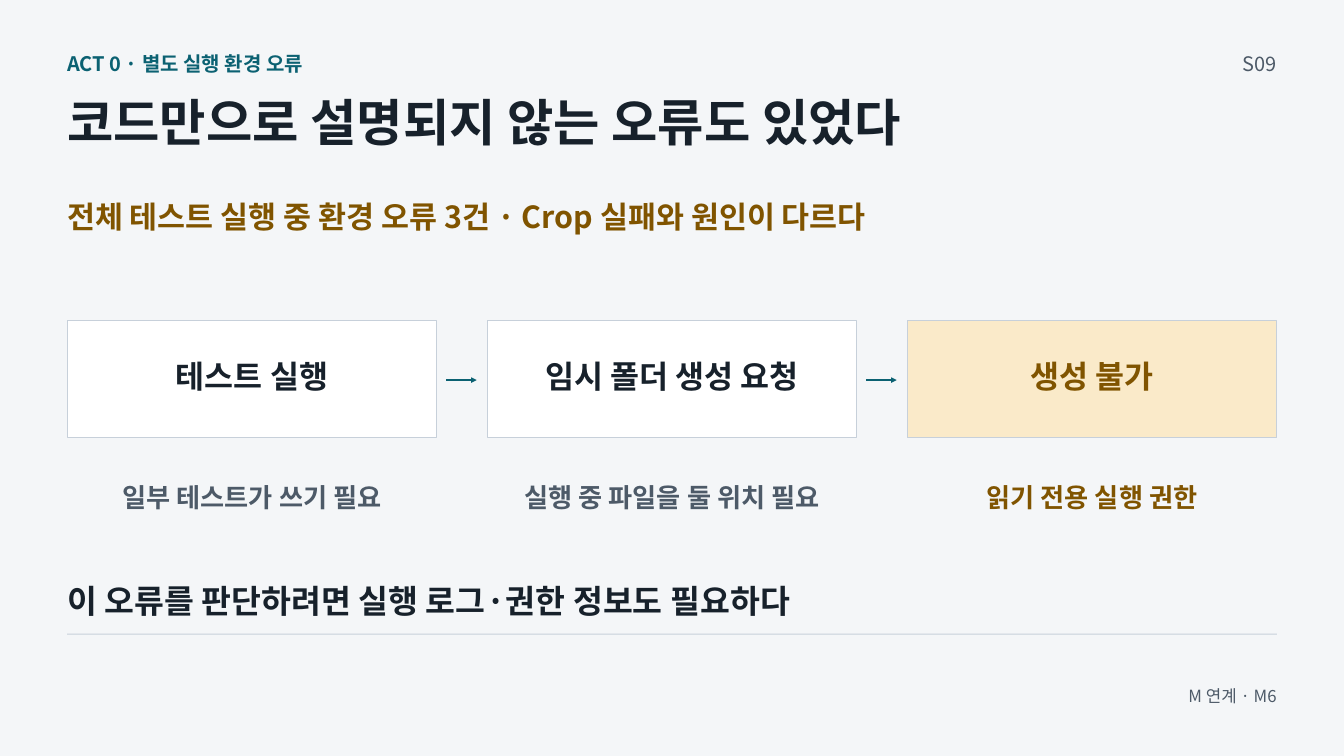
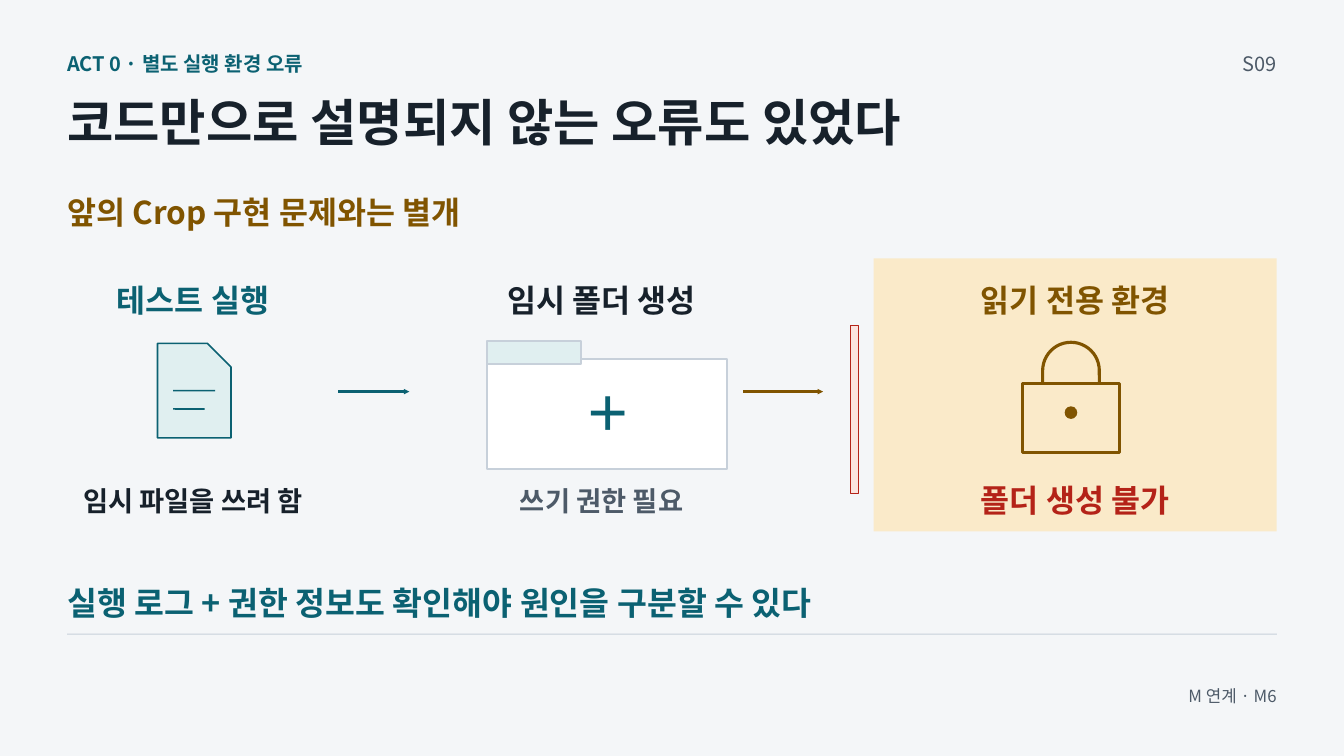
Before and after one commit to GideokKim/ai-dev-training, a slide deck: slide 9 of production/ACT_0.pptx. Drawn at 1344x756 pixels with LibreOffice and Linux fonts; fonts in the diff are those of the drawing. Boxes give left, top, right and bottom in pixels: in the first picture for what was removed or moved away, otherwise in the second. Text is boxed around its words. In the diff, an @@ line names an element or a change of style, - is before the commit and + after.

```diff
--- a/production/ACT_0.pptx
+++ b/production/ACT_0.pptx
@@ text removed at [67,202,866,235] @@
-전체 테스트 실행 중 환경 오류 3건 · Crop 실패와 원인이 다르다
@@ text added at [67,197,460,231], 22.5 pt, text #805400, bold @@
+앞의 Crop 구현 문제와는 별개
@@ rectangle added at [874,258,1277,531], fill #FAEAC9 @@
@@ text "테스트 실행": place and size @@
-text "테스트 실행" at [176,361,328,391]
+text "테스트 실행" at [117,285,269,315]
@@ text "테스트 실행" at [117,285,269,315]: text colour #17212B to #0B6172 @@
@@ text at [507,285,696,315]: text changed @@
-임시 폴더 생성 요청
+임시 폴더 생성
@@ text added at [981,285,1169,315], 22.5 pt, text #805400, bold @@
+읽기 전용 환경
@@ rectangle removed at [68,321,438,439] @@
@@ rectangle removed at [487,321,857,439] @@
@@ rectangle added at [851,326,859,494], fill #FBE4DF, outline #B42318 0.75 pt @@
@@ freeform shape added at [157,344,231,439], fill #E0EFF0, outline #0B6172 1.13 pt @@
@@ rectangle: place and size @@
-rectangle at [907,321,1277,439]
+rectangle at [487,359,727,469]
@@ rectangle at [487,359,727,469]: fill #FAEAC9 to #FFFFFF; outline #C7D0DA 0.75 pt to #C7D0DA 1.5 pt @@
@@ rectangle added at [487,342,581,365], fill #E0EFF0, outline #C7D0DA 1.5 pt @@
@@ rounded rectangle added at [1043,343,1099,413], fill #FAEAC9, outline #805400 2.25 pt @@
@@ text added at [572,380,645,446], 33.8 pt, text #0B6172, bold @@
+＋
@@ arrow removed from (866, 380) to (897, 380) @@
@@ rectangle added at [1023,383,1120,453], fill #FAEAC9, outline #805400 2.25 pt @@
@@ arrow moved from (447, 380) - (477, 380) to (173, 391) - (216, 391) @@
@@ arrow (173, 391) - (216, 391): arrow to line; stroke #0B6172 1.88 pt to #0B6172 1.13 pt @@
@@ line added from (173, 409) to (205, 409), #0B6172 1.13 pt @@
@@ arrow added from (338, 392) to (409, 392), #0B6172 1.88 pt @@
@@ arrow added from (744, 392) to (824, 392), #805400 1.88 pt @@
@@ ellipse added at [1065,406,1077,418], fill #805400 @@
@@ text added at [83,488,303,514], 19.5 pt, text #17212B, bold @@
+임시 파일을 쓰려 함
@@ text removed at [123,485,381,510] @@
-일부 테스트가 쓰기 필요
@@ text added at [520,488,683,514], 19.5 pt, text #4D5A68, bold @@
+쓰기 권한 필요
@@ text removed at [525,485,819,510] @@
-실행 중 파일을 둘 위치 필요
@@ text at [981,485,1169,515]: text changed; text colour #805400 to #B42318 @@
-생성 불가
+폴더 생성 불가
@@ text removed at [987,485,1197,510] @@
-읽기 전용 실행 권한
@@ text at [67,587,812,618]: text changed; text colour #17212B to #0B6172 @@
-이 오류를 판단하려면 실행 로그·권한 정보도 필요하다
+실행 로그 + 권한 정보도 확인해야 원인을 구분할 수 있다
```
Also in this commit, not shown: 1 other slide changed, 23 other files.
